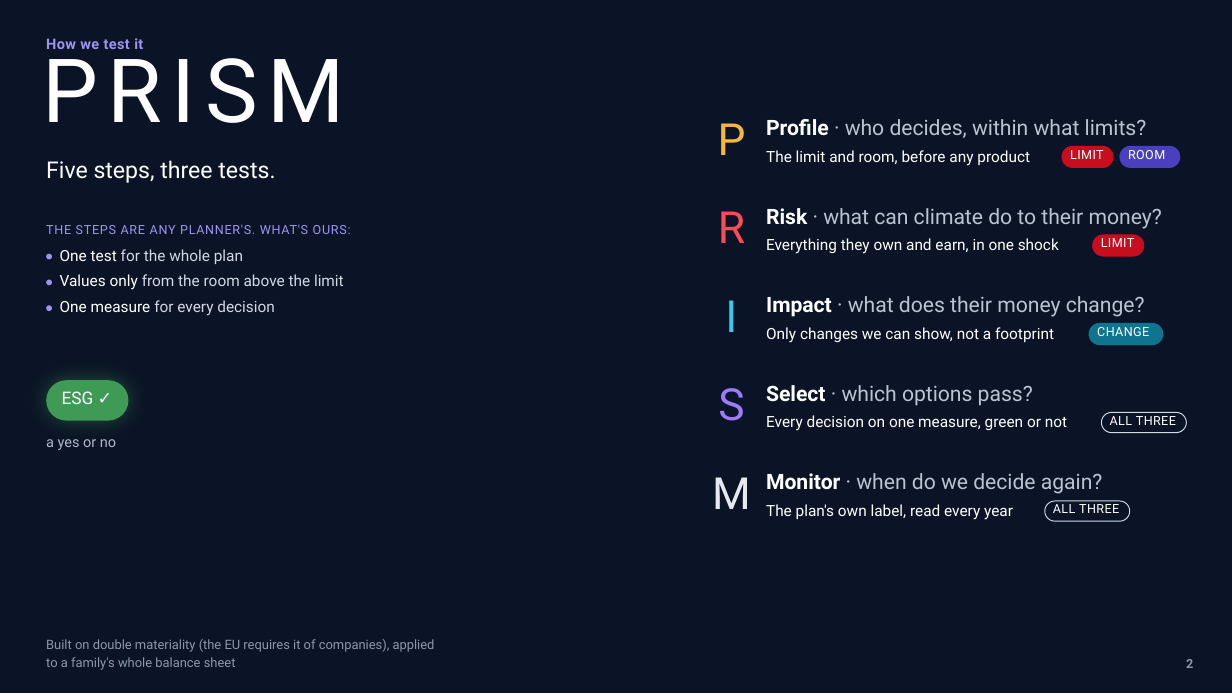
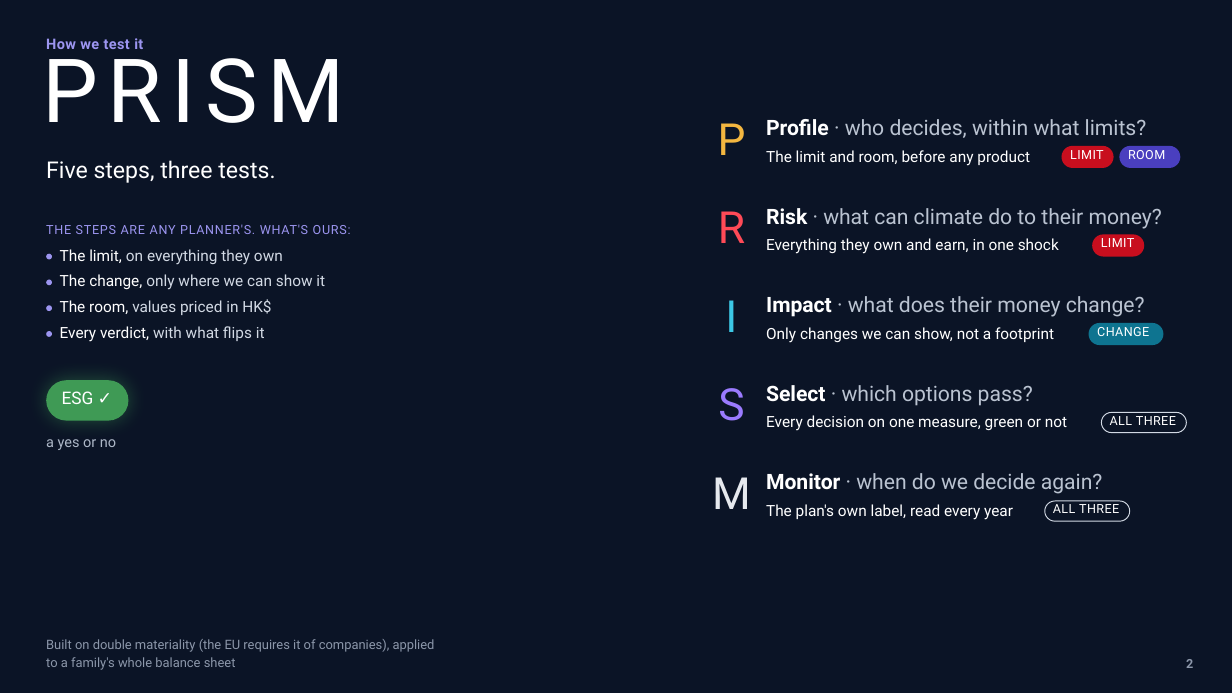
Before and after one commit to Peeradonn/finplan, a slide deck: slide 2 of Final/deck/Axis.pptx. Drawn at 1232x693 pixels with LibreOffice and Linux fonts; fonts in the diff are those of the drawing; background and template pictures are left out. Boxes give left, top, right and bottom in pixels: in the first picture for what was removed or moved away, otherwise in the second. Text is boxed around its words. In the diff, an @@ line names an element or a change of style, - is before the commit and + after.

```diff
--- a/Final/deck/Axis.pptx
+++ b/Final/deck/Axis.pptx
@@ text removed at (60,249,243,264) @@
-One test for the whole plan
@@ text added at (60,249,283,265), 12 pt, text #D2D9E4 @@
+The limit, on everything they own
@@ text at (60,274,325,290): text changed @@
-Values only from the room above the limit
+The change, only where we can show it
@@ text at (60,299,271,315): text changed @@
-One measure for every decision
+The room, values priced in HK$
@@ text added at (60,326,265,342), 12 pt, text #D2D9E4 @@
+Every verdict, with what flips it
@@ ellipse added at (46,331,52,336), fill #9C95F0 @@
```
Also in this commit, not shown: 6 other slides changed, 4 slides added, 6 other files.
